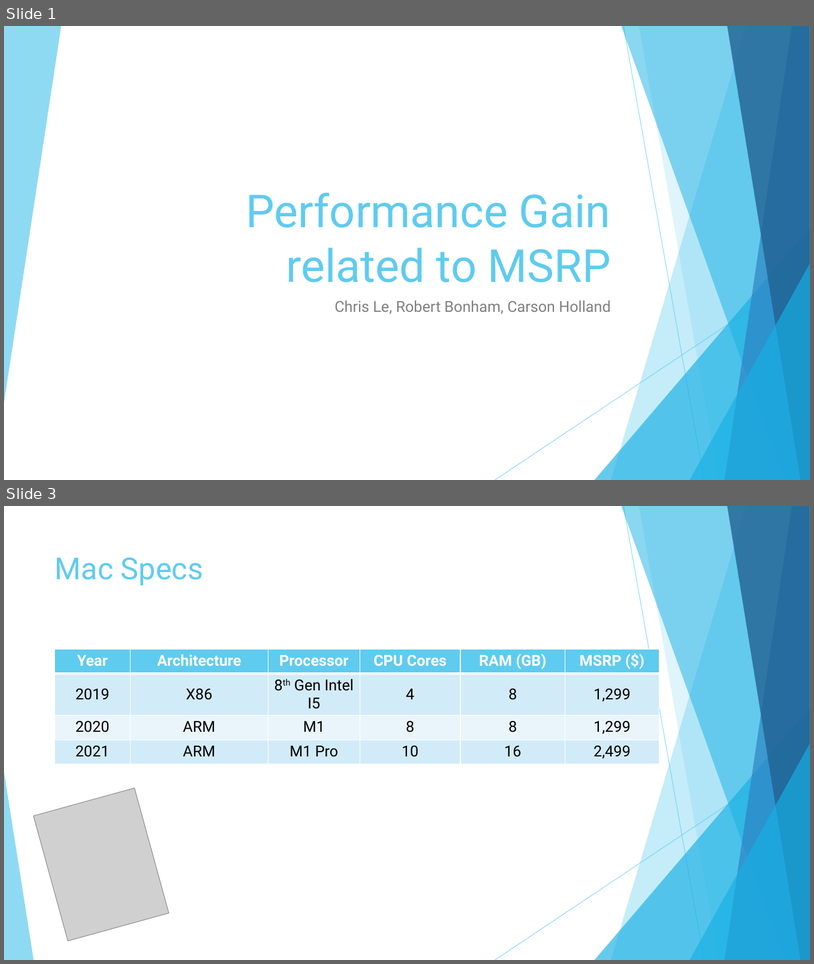
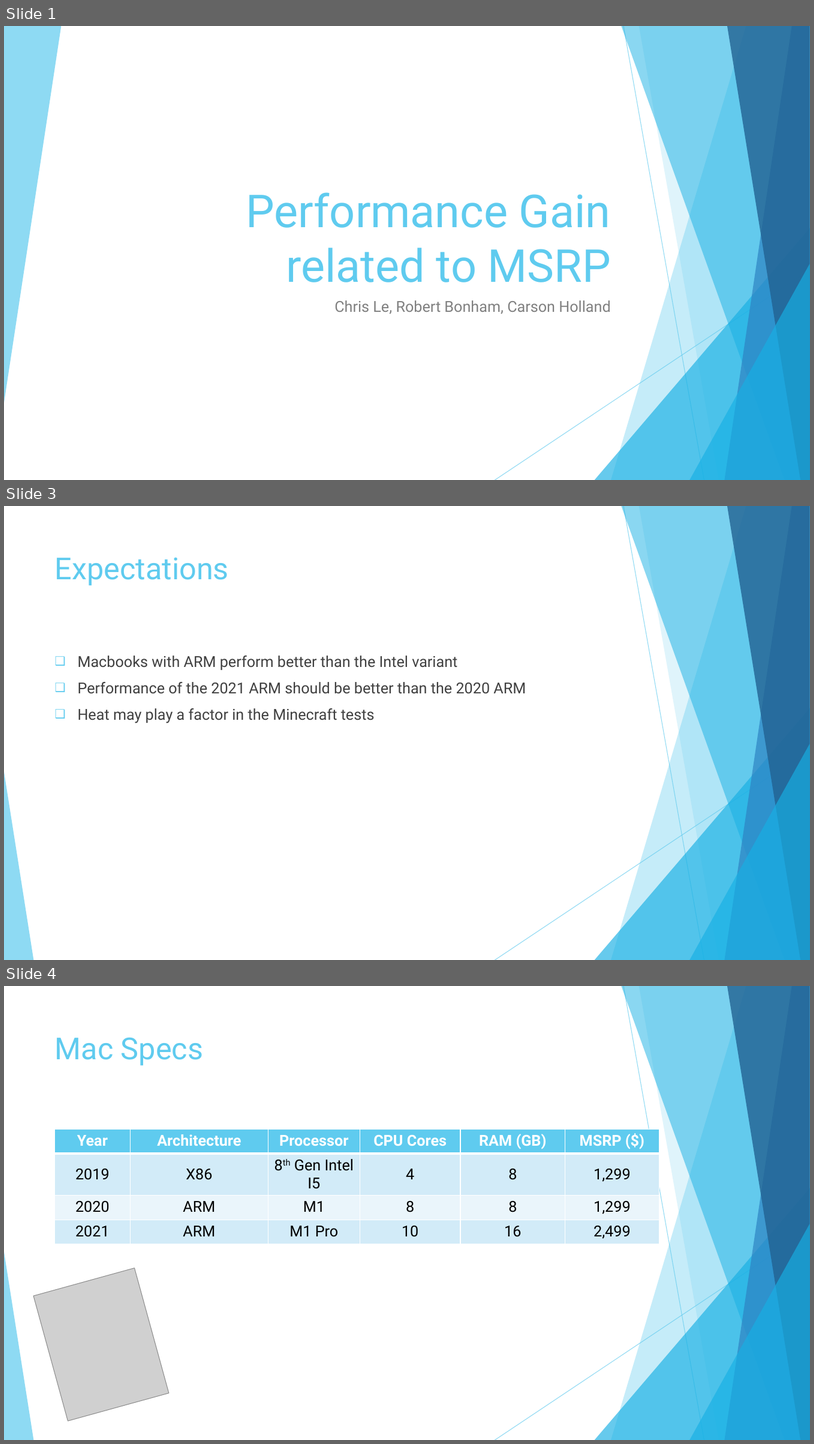
Before and after one commit to Cnh1116/Computer-Architecture-Project, a slide deck: Project Presentation.pptx. Shown one above the other, each under a label of ours: slides 1 and 3 before the commit, slides 1, 3 and 4 after it; the slides between them are not shown. The pictures are 814x964 and 814x1444 pixels, drawn with LibreOffice and Linux fonts; fonts in the diff are those of the drawing; grey boxes stand for pictures. Boxes give left, top, right and bottom in pixels: in the first picture for what was removed or moved away, otherwise in the second. Text is boxed around its words. In the diff, an @@ line names an element or a change of style, - is before the commit and + after.

```diff
--- a/Project Presentation.pptx
+++ b/Project Presentation.pptx
@@ slide 3 added at <box>4,506,810,960</box>, background #FFFFFF; not listed: 10 template elements that a slide beside it also shows @@
@@ title added at <box>55,557,229,585</box>, 36 pt, text #5FCBEF @@
+Expectations
@@ text added at <box>78,655,526,723</box>, 18 pt, text #404040 @@
+❑ Macbooks with ARM perform better than the Intel variant
+❑ Performance of the 2021 ARM should be better than the 2020 ARM
+❑ Heat may play a factor in the Minecraft tests
@@ what was slide 3 is now slide 4 @@
```
Also in this commit, not shown: 3 slides changed, 1 other slide added.
